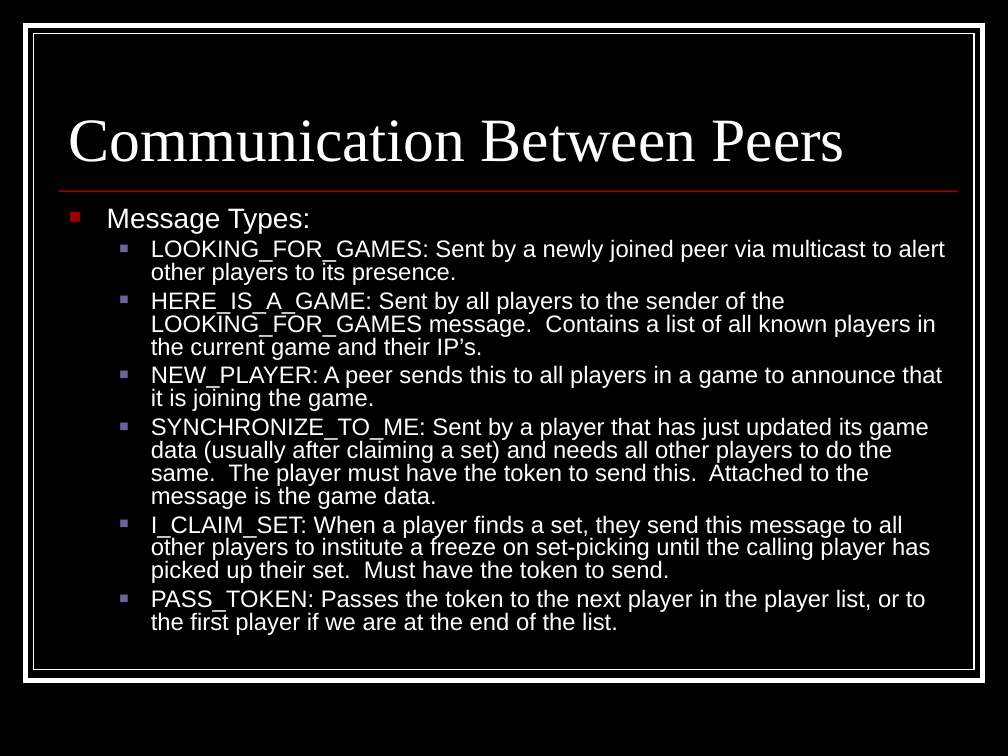
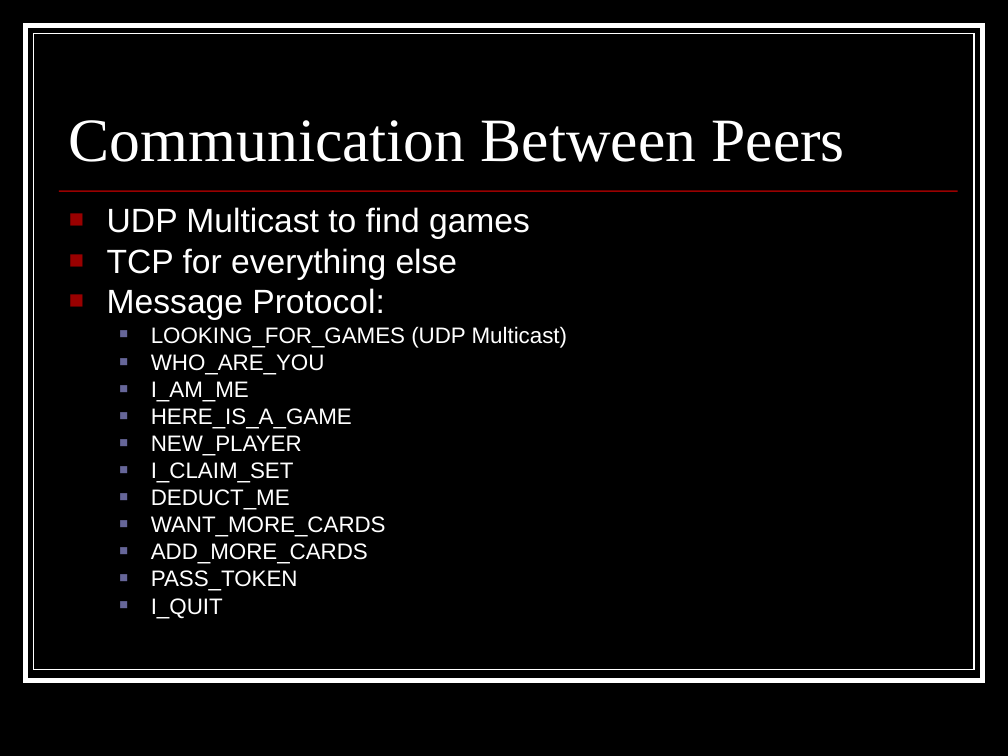
Before and after one commit to appleguru/p2pset, a slide deck: slide 11 of Other Documents/Final Presentation.ppt. Drawn at 1008x756 pixels with LibreOffice and Linux fonts; fonts in the diff are those of the drawing. Boxes give left, top, right and bottom in pixels: in the first picture for what was removed or moved away, otherwise in the second. Text is boxed around its words. In the diff, an @@ line names an element or a change of style, - is before the commit and + after.

Commit message:
Final Presentation "Done"

```diff
--- a/Other Documents/Final Presentation.ppt
+++ b/Other Documents/Final Presentation.ppt
@@ text at (107,207,568,619): text changed; size 17 to 16 pt @@
-■ Message Types:
-  ■ LOOKING_FOR_GAMES: Sent by a newly joined peer via multicast to alert other players to its presence.
-  ■ HERE_IS_A_GAME: Sent by all players to the sender of the LOOKING_FOR_GAMES message. Contains a list of all known players in the current game and their IP’s.
-  ■ NEW_PLAYER: A peer sends this to all players in a game to announce that it is joining the game.
-  ■ SYNCHRONIZE_TO_ME: Sent by a player that has just updated its game data (usually after claiming a set) and needs all other players to do the same. The player must have the token to send this. Attached to the message is the game data.
-  ■ I_CLAIM_SET: When a player finds a set, they send this message to all other players to institute a freeze on set-picking until the calling player has picked up their set. Must have the token to send.
-  ■ PASS_TOKEN: Passes the token to the next player in the player list, or to the first player if we are at the end of the list.
+■ UDP Multicast to find games
+■ TCP for everything else
+■ Message Protocol:
+  ■ LOOKING_FOR_GAMES (UDP Multicast)
+  ■ WHO_ARE_YOU
+  ■ I_AM_ME
+  ■ HERE_IS_A_GAME
+  ■ NEW_PLAYER
+  ■ I_CLAIM_SET
+  ■ DEDUCT_ME
+  ■ WANT_MORE_CARDS
+  ■ ADD_MORE_CARDS
+  ■ PASS_TOKEN
+  ■ I_QUIT
```
Also in this commit, not shown: 16 other slides changed, 10 slides added, 2 slides removed.
